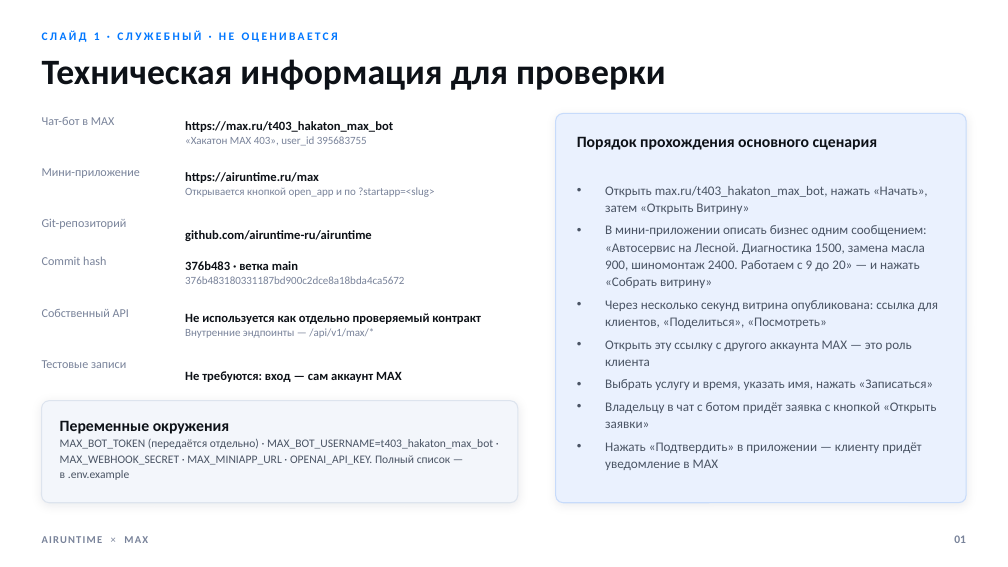
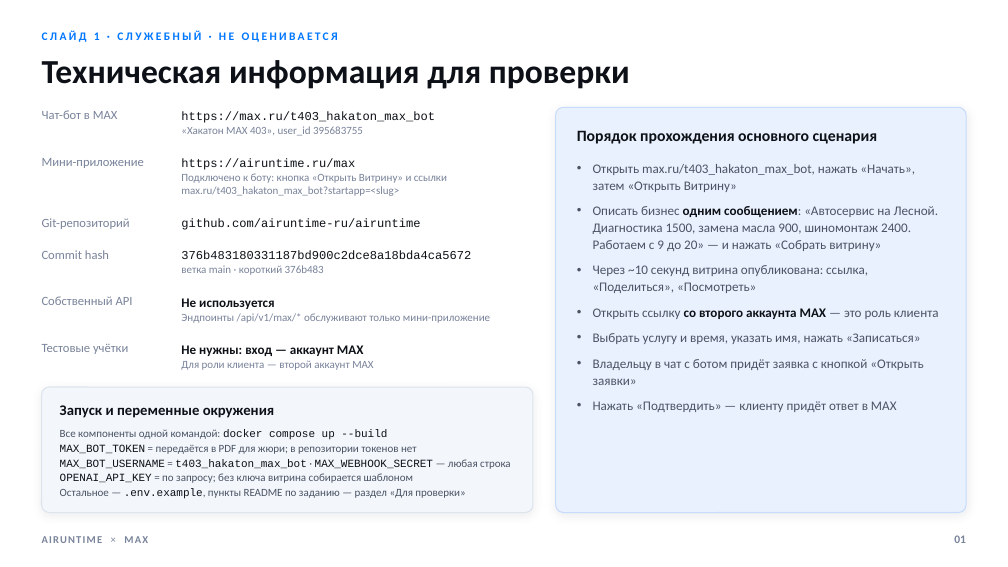
Before and after one commit to airuntime-ru/airuntime, a slide deck: slide 1 of docs/max-presentation/presentation.pptx. Drawn at 1008x567 pixels with LibreOffice and Linux fonts; fonts in the diff are those of the drawing. Boxes give left, top, right and bottom in pixels: in the first picture for what was removed or moved away, otherwise in the second. Text is boxed around its words. In the diff, an @@ line names an element or a change of style, - is before the commit and + after.

```diff
--- a/docs/max-presentation/presentation.pptx
+++ b/docs/max-presentation/presentation.pptx
@@ text "Техническая информация для проверки" at box(42, 60, 630, 89): size 34 to 32 pt @@
@@ text at box(181, 111, 435, 123): size 12 to 11.5 pt, font Calibri to Courier New, bold off in "https://max.ru/t403_hakaton_max_bot" @@
@@ rounded rectangle: place and size @@
-rounded rectangle at box(556, 113, 966, 503)
+rounded rectangle at box(556, 107, 966, 513)
@@ text "Порядок прохождения основного сценария": place and size @@
-text "Порядок прохождения основного сценария" at box(577, 136, 878, 150)
+text "Порядок прохождения основного сценария" at box(577, 130, 878, 144)
@@ vertical alignment middle to top in 7 elements at box(181, 111, 435, 136), box(593, 164, 939, 412), box(181, 298, 490, 323), box(42, 344, 128, 354), box(181, 345, 373, 370), box(181, 250, 471, 275), box(181, 158, 447, 196) @@
@@ text at box(181, 173, 447, 196): text changed @@
-Открывается кнопкой open_app и по ?startapp=<slug>
+Подключено к боту: кнопка «Открыть Витрину» и ссылки max.ru/t403_hakaton_max_bot?startapp=<slug>
@@ text at box(181, 158, 355, 170): size 12 to 11.5 pt, font Calibri to Courier New, bold off in "https://airuntime.ru/max" @@
@@ text at box(593, 164, 923, 385): indent changed; line spacing 1.1 to 1.08; more space between paragraphs @@
@@ text at box(593, 206, 939, 319): text changed @@
-• В мини-приложении описать бизнес одним сообщением: «Автосервис на Лесной. Диагностика 1500, замена масла 900, шиномонтаж 2400. Работаем с 9 до 20» — и нажать «Собрать витрину»
-• Через несколько секунд витрина опубликована: ссылка для клиентов, «Поделиться», «Посмотреть»
-• Открыть эту ссылку с другого аккаунта MAX — это роль клиента
+• Описать бизнес одним сообщением: «Автосервис на Лесной. Диагностика 1500, замена масла 900, шиномонтаж 2400. Работаем с 9 до 20» — и нажать «Собрать витрину»
+• Через ~10 секунд витрина опубликована: ссылка, «Поделиться», «Посмотреть»
+• Открыть ссылку со второго аккаунта MAX — это роль клиента
@@ text "github.com/airuntime-ru/airuntime" at box(181, 218, 420, 230): size 12 to 11.5 pt, font Calibri to Courier New, bold off; vertical alignment middle to top @@
@@ text at box(181, 265, 324, 275): paragraph added @@
+ветка main · короткий 376b483
@@ text at box(181, 250, 471, 259): size 10.5 to 11.5 pt, font Calibri to Courier New, text colour #79839A to #0D1117 in "376b483180331187bd900c2dce8a18bda4ca5672" @@
@@ text at box(185, 261, 298, 270): paragraph removed @@
-376b483 · ветка main
@@ size 11.5 to 12 pt; vertical alignment middle to top in 5 elements at box(42, 110, 118, 119), box(42, 218, 130, 229), box(42, 250, 109, 259), box(42, 158, 144, 168), box(42, 296, 133, 305) @@
@@ text "Собственный API": place and size @@
-text "Собственный API" at box(42, 309, 129, 317)
+text "Собственный API" at box(42, 296, 133, 305)
@@ text at box(181, 298, 490, 323): text changed; size 12 to 10.5 pt; text colour #0D1117 to #79839A; bold off @@
-Не используется как отдельно проверяемый контракт
-Внутренние эндпоинты — /api/v1/max/*
+Не используется
+Эндпоинты /api/v1/max/* обслуживают только мини-приложение
@@ text at box(42, 344, 128, 354): text changed; size 11.5 to 12 pt @@
-Тестовые записи
+Тестовые учётки
@@ text at box(181, 345, 373, 370): text changed; size 12 to 10.5 pt; text colour #0D1117 to #79839A; bold off @@
-Не требуются: вход — сам аккаунт MAX
+Не нужны: вход — аккаунт MAX
+Для роли клиента — второй аккаунт MAX
@@ rounded rectangle: place and size @@
-rounded rectangle at box(42, 401, 518, 503)
+rounded rectangle at box(42, 387, 533, 513)
@@ rounded rectangle at box(42, 387, 533, 513): proportions changed @@
@@ text added at box(60, 405, 275, 418), 14 pt, text #0D1117, bold @@
+Запуск и переменные окружения
@@ text at box(593, 401, 897, 412): text changed @@
-• Нажать «Подтвердить» в приложении — клиенту придёт уведомление в MAX
+• Нажать «Подтвердить» — клиенту придёт ответ в MAX
@@ text at box(60, 429, 511, 499): text changed; size 11 to 10.5 pt @@
-Переменные окружения
-MAX_BOT_TOKEN (передаётся отдельно) · MAX_BOT_USERNAME=t403_hakaton_max_bot · MAX_WEBHOOK_SECRET · MAX_MINIAPP_URL · OPENAI_API_KEY. Полный список — в .env.example
+Все компоненты одной командой: docker compose up --build
+MAX_BOT_TOKEN = передаётся в PDF для жюри; в репозитории токенов нет
+MAX_BOT_USERNAME = t403_hakaton_max_bot · MAX_WEBHOOK_SECRET — любая строка
+OPENAI_API_KEY = по запросу; без ключа витрина собирается шаблоном
+Остальное — .env.example, пункты README по заданию — раздел «Для проверки»
```
Also in this commit, not shown: 5 other slides changed, 15 slides added, 9 slides removed, 18 other files.
